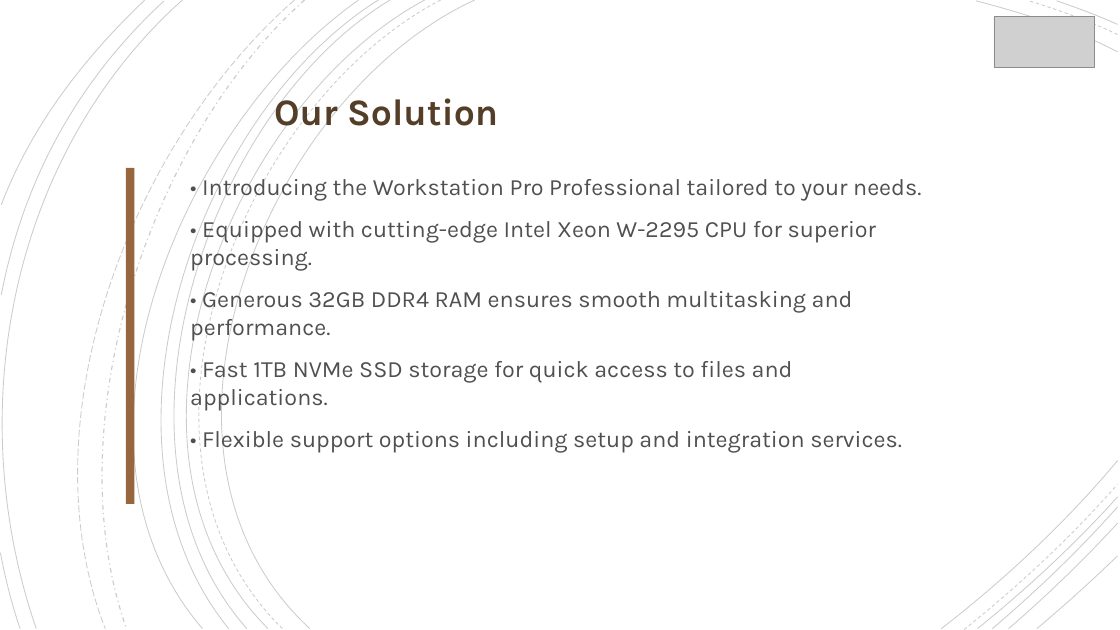
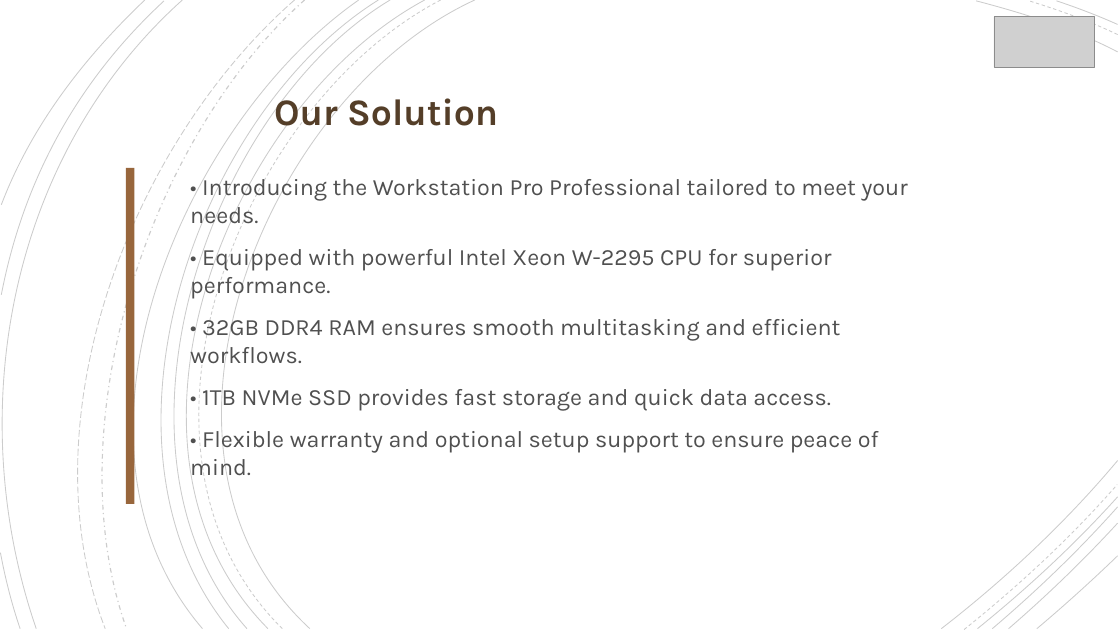
Before and after one commit to TejasGupta-27/b2b-sales-backend, a slide deck: slide 3 of Data/presentations/Sales_Pitch_Deck.pptx. Drawn at 1120x630 pixels with LibreOffice and Linux fonts; fonts in the diff are those of the drawing; grey boxes stand for pictures. Boxes give left, top, right and bottom in pixels: in the first picture for what was removed or moved away, otherwise in the second. Text is boxed around its words. In the diff, an @@ line names an element or a change of style, - is before the commit and + after.

Commit message:
integration completed

```diff
--- a/Data/presentations/Sales_Pitch_Deck.pptx
+++ b/Data/presentations/Sales_Pitch_Deck.pptx
@@ text at (x1=190, y1=174, x2=908, y2=480): text changed @@
-• Introducing the Workstation Pro Professional tailored to your needs.
-• Equipped with cutting-edge Intel Xeon W-2295 CPU for superior processing.
-• Generous 32GB DDR4 RAM ensures smooth multitasking and performance.
-• Fast 1TB NVMe SSD storage for quick access to files and applications.
-• Flexible support options including setup and integration services.
+• Introducing the Workstation Pro Professional tailored to meet your needs.
+• Equipped with powerful Intel Xeon W-2295 CPU for superior performance.
+• 32GB DDR4 RAM ensures smooth multitasking and efficient workflows.
+• 1TB NVMe SSD provides fast storage and quick data access.
+• Flexible warranty and optional setup support to ensure peace of mind.
```
Also in this commit, not shown: 8 other slides changed, 19 other files.
